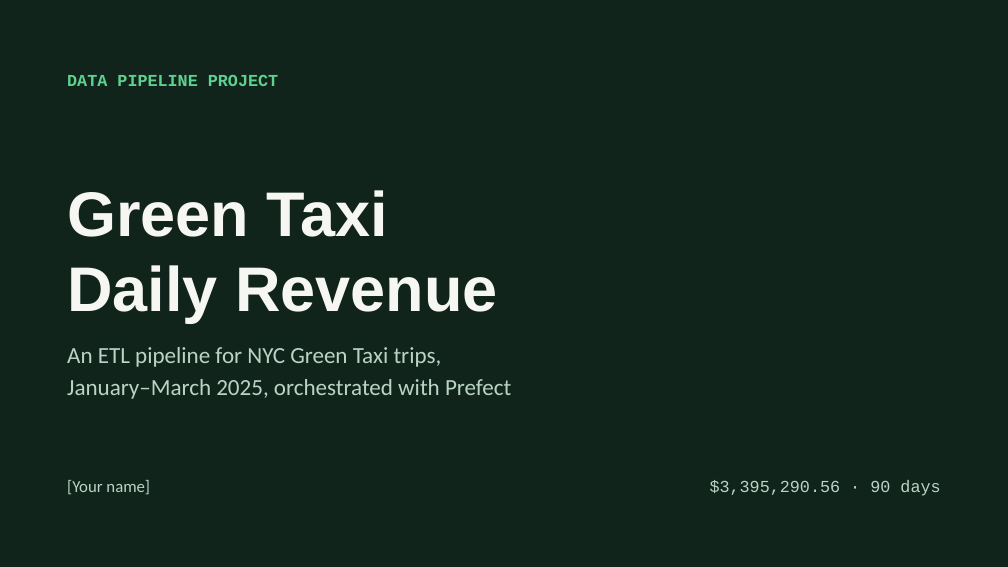
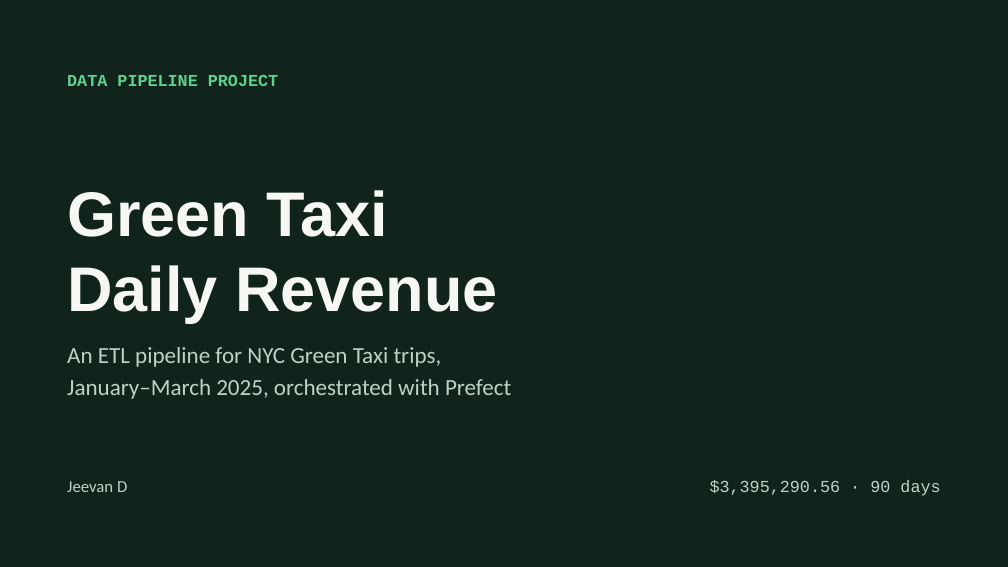
Before and after one commit to jeevan516/Data-pipeline-project, a slide deck: slide 1 of presentation/green-taxi-daily-revenue.pptx. Drawn at 1008x567 pixels with LibreOffice and Linux fonts; fonts in the diff are those of the drawing. Boxes give left, top, right and bottom in pixels: in the first picture for what was removed or moved away, otherwise in the second. Text is boxed around its words. In the diff, an @@ line names an element or a change of style, - is before the commit and + after.

Commit message:
Add presenter name to the presentation cover

```diff
--- a/presentation/green-taxi-daily-revenue.pptx
+++ b/presentation/green-taxi-daily-revenue.pptx
@@ text at [67, 481, 127, 492]: text changed @@
-[Your name]
+Jeevan D
```
